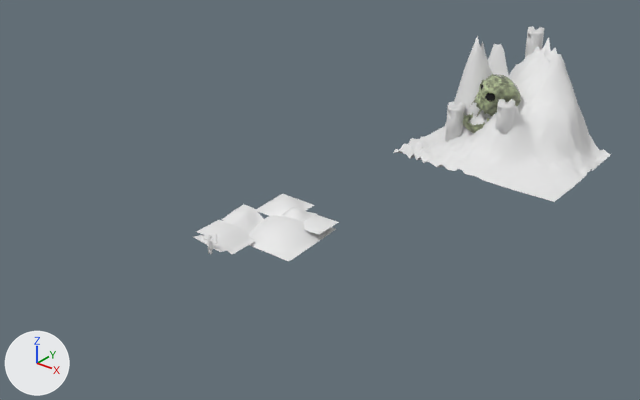
What one commit did to the Blender file DONT_EXPORT/MainMenuLayout.blend.
Rendered twice from a 50 mm lens placed at (188.0, -177.0, 143.0), pointed at (-9.0, 68.0, -9.0). The lights are fixed; the arrows at lower left show +X, +Y and +Z. The first picture is the older version.
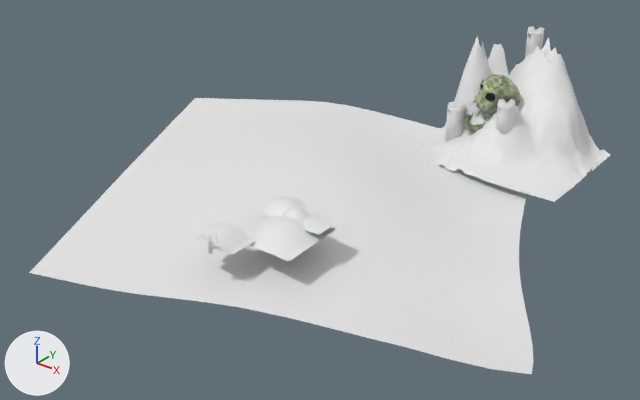
Where the change shows, as pixel boxes [x1, y1, x2, y2] in the pictures (640 x 400 px):
'Plane.006', moved, turned, rescaled
    before: [222, 204, 265, 236]
    after: [29, 98, 533, 374]

Patch to the scene script:
```diff
--- a/DONT_EXPORT/MainMenuLayout.blend.py
+++ b/DONT_EXPORT/MainMenuLayout.blend.py
@@ ob_plane_006 @@
 ob_plane_006 = bpy.data.objects.new('Plane.006', me_plane_006)
-ob_plane_006.location = (-5.4, 22.4, 2.6)
-ob_plane_006.rotation_euler = (0.143, -0.127, -0.0104)  # degrees (8.2, -7.3, -0.6)
-ob_plane_006.scale = (0.0898, 0.0887, 0.153)
+ob_plane_006.location = (-21.4, 75.2, -7.2)
+ob_plane_006.rotation_euler = (0.0601, -0.0894, 0.429)  # degrees (3.4, -5.1, 25)
+ob_plane_006.scale = (1.26, 1.25, 0.57)
```
